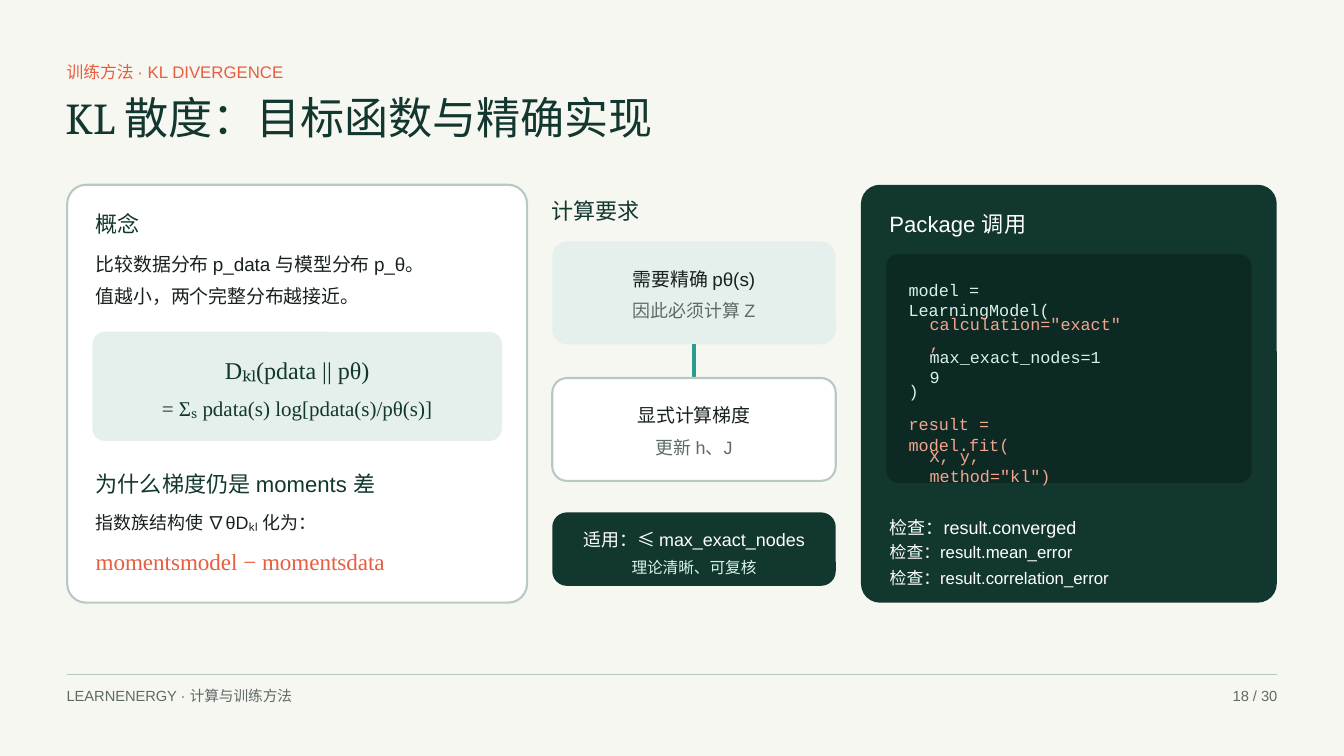
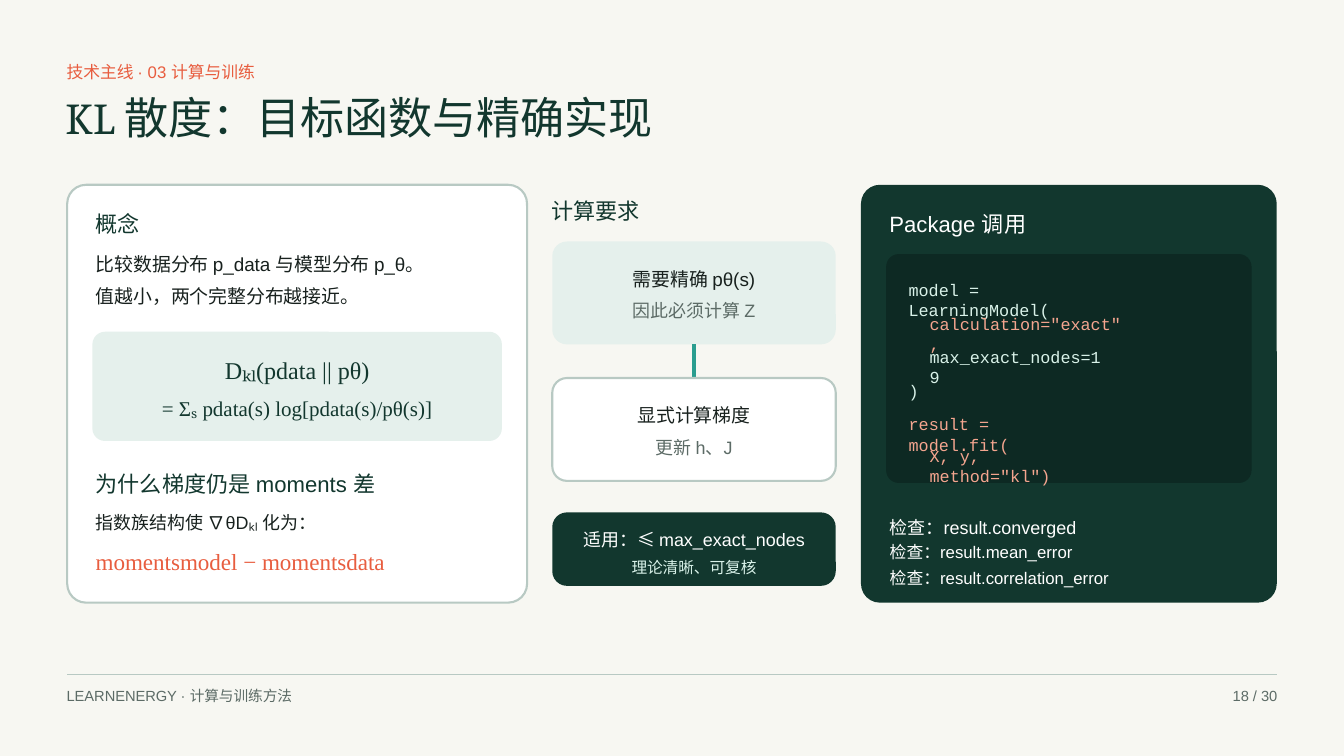
Before and after one commit to sqsssq/edu-analysis, a slide deck: slide 18 of output/pptx/learnenergy-foundations-technical-report-cn-v2.pptx. Drawn at 1344x756 pixels with LibreOffice and Linux fonts; fonts in the diff are those of the drawing. Boxes give left, top, right and bottom in pixels: in the first picture for what was removed or moved away, otherwise in the second. Text is boxed around its words. In the diff, an @@ line names an element or a change of style, - is before the commit and + after.

```diff
--- a/output/pptx/learnenergy-foundations-technical-report-cn-v2.pptx
+++ b/output/pptx/learnenergy-foundations-technical-report-cn-v2.pptx
@@ text at box(67, 64, 255, 80): text changed @@
-训练方法 · KL DIVERGENCE
+技术主线 · 03 计算与训练
```
Also in this commit, not shown: 28 other slides changed, 1 slide added, 1 slide removed.
